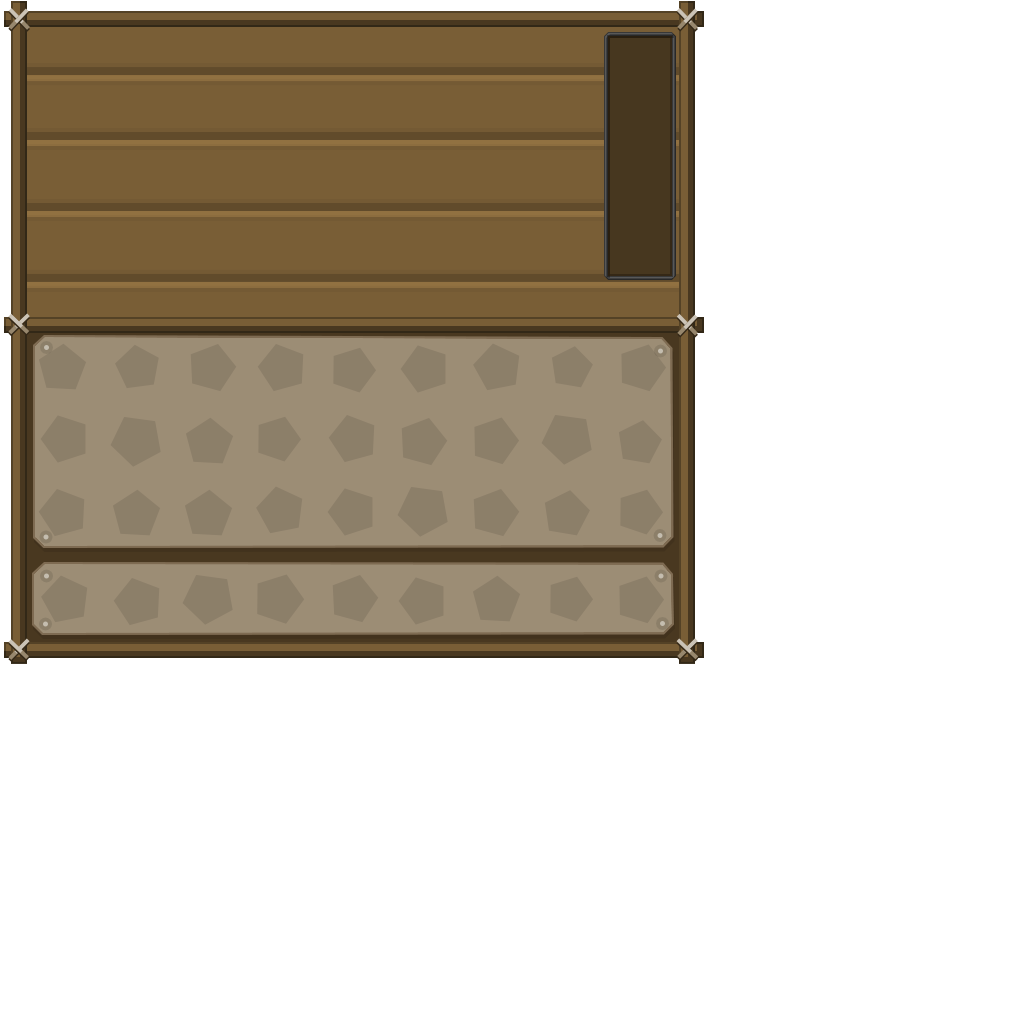
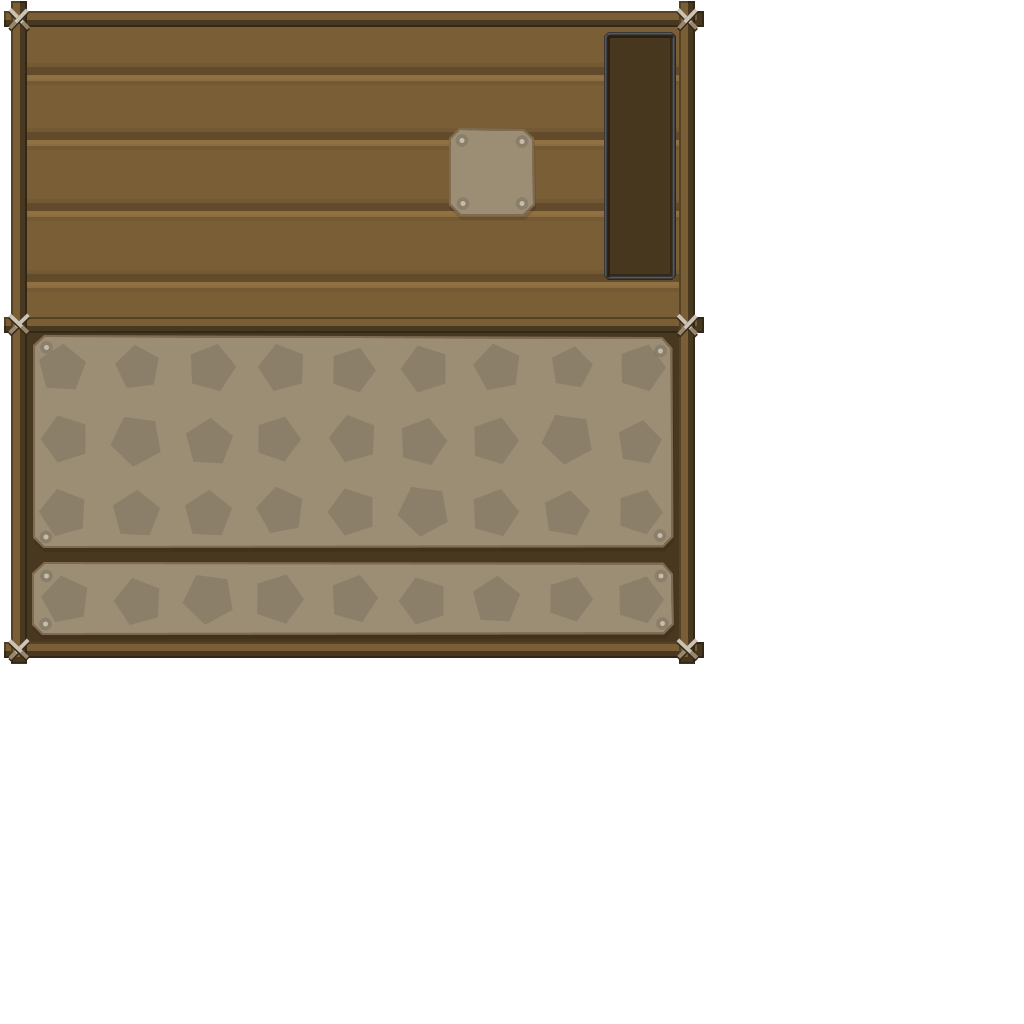
Revision of a layered 1024×1024 image; what changed, layer by layer:
painted on "elipsis" over [left=459, top=138, right=525, bottom=206]
painted on "Forme 19" over [left=449, top=128, right=535, bottom=216]
